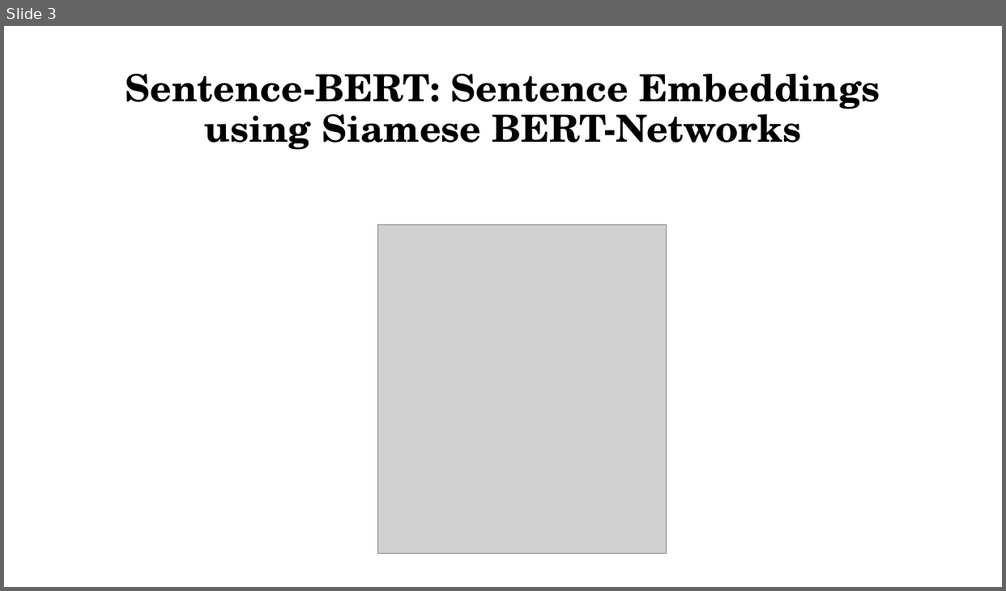
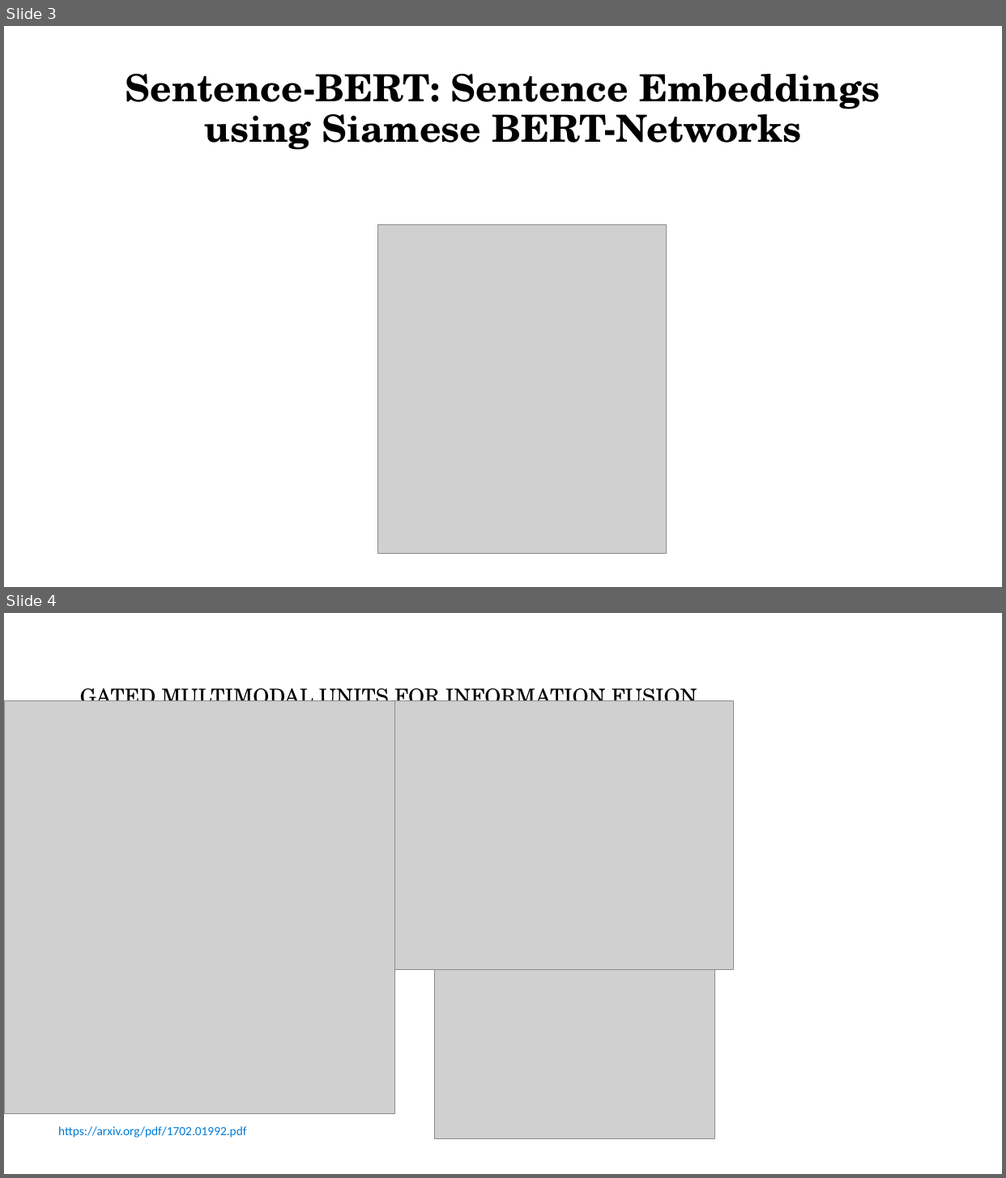
Before and after one commit to VarunBohara/Mini-Project-Documents, a slide deck: Mini Project.pptx. Shown one above the other, each under a label of ours: slide 3 before the commit, slides 3 and 4 after it. The pictures are 1006x591 and 1006x1178 pixels, drawn with LibreOffice and Linux fonts; fonts in the diff are those of the drawing; grey boxes stand for pictures. Boxes give left, top, right and bottom in pixels: in the first picture for what was removed or moved away, otherwise in the second. Text is boxed around its words. In the diff, an @@ line names an element or a change of style, - is before the commit and + after.

```diff
--- a/Mini Project.pptx
+++ b/Mini Project.pptx
@@ slide 4 added at <box>4,613,1002,1174</box>, background #FFFFFF @@
@@ title added at <box>80,683,697,710</box>, 20 pt, text #000000 @@
+GATED MULTIMODAL UNITS FOR INFORMATION FUSION
@@ picture added at <box>4,701,395,1114</box> @@
@@ picture added at <box>395,701,735,970</box> @@
@@ picture added at <box>434,970,715,1139</box> @@
@@ text added at <box>58,1127,246,1138</box>, 12 pt, text gradient #007BD3 to #034373 @@
+https://arxiv.org/pdf/1702.01992.pdf
```
